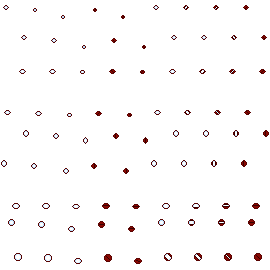
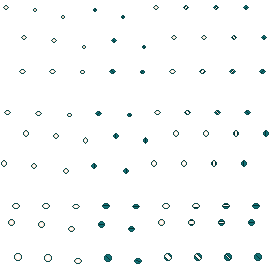
Layers edited between the first and the second 270px x 270px image:
pixels changed over [1, 5, 269, 264] (layer not identified)
